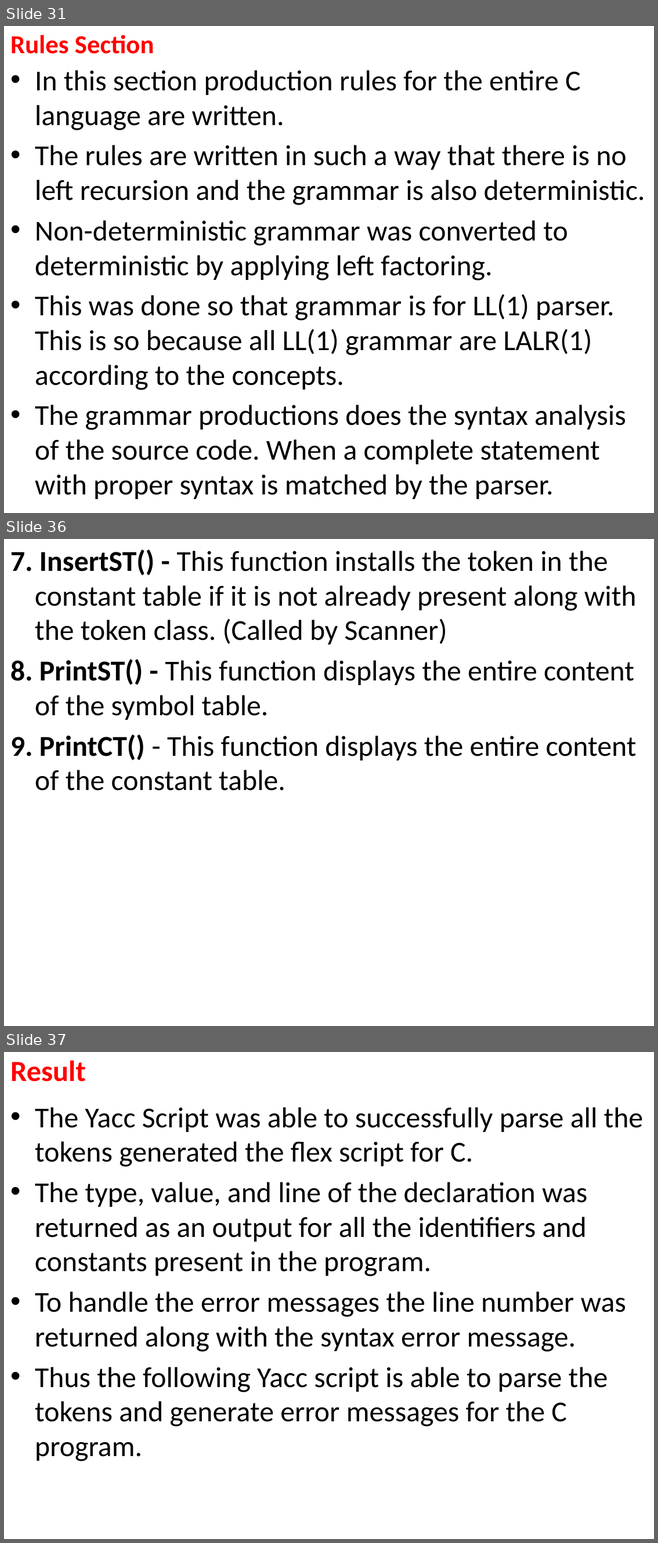
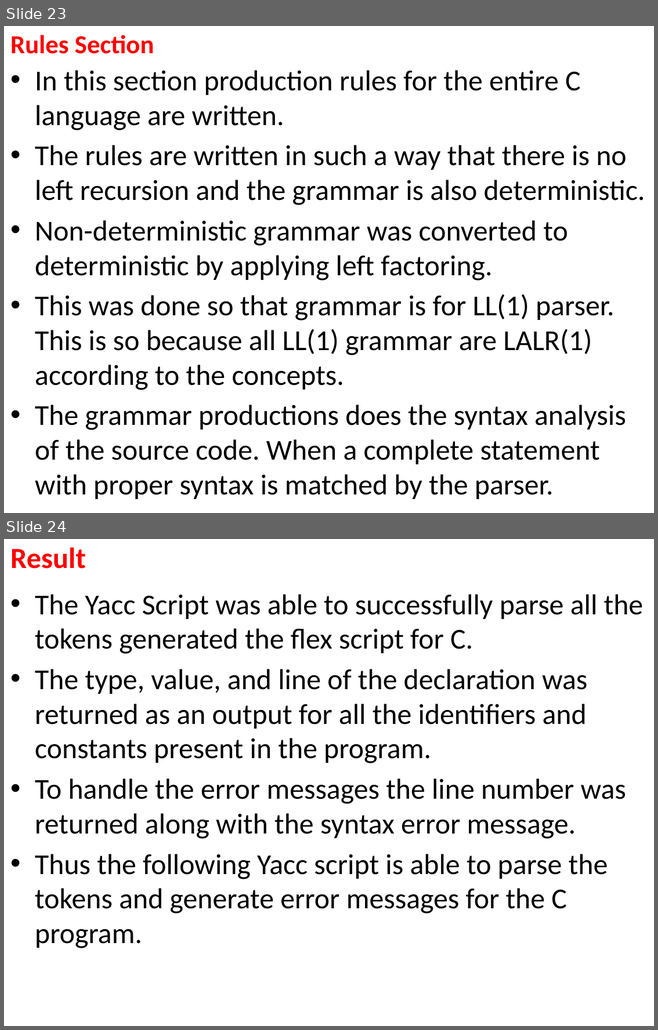
Before and after one commit to TusharPani14/c_compiler_design, a slide deck: CD PPT.pptx. Shown one above the other, each under a label of ours: slides 31, 36 and 37 before the commit, slides 23 and 24 after it; the slides between them are not shown. The pictures are 658x1543 and 658x1030 pixels, drawn with LibreOffice and Linux fonts; fonts in the diff are those of the drawing. Boxes give left, top, right and bottom in pixels: in the first picture for what was removed or moved away, otherwise in the second. Text is boxed around its words. In the diff, an @@ line names an element or a change of style, - is before the commit and + after.

```diff
--- a/CD PPT.pptx
+++ b/CD PPT.pptx
@@ slide 36 removed at (4,539,654,1026), background #FFFFFF @@
@@ text removed at (10,549,636,791) @@
-7. InsertST() - This function installs the token in the constant table if it is not already present along with the token class. (Called by Scanner)
-8. PrintST() - This function displays the entire content of the symbol table.
-9. PrintCT() - This function displays the entire content of the constant table.
@@ what was slide 31 is now slide 23 @@
@@ what was slide 37 is now slide 24 @@
```
Also in this commit, not shown: 4 slides changed, 3 slides added, 15 other slides removed, 2 other files.
